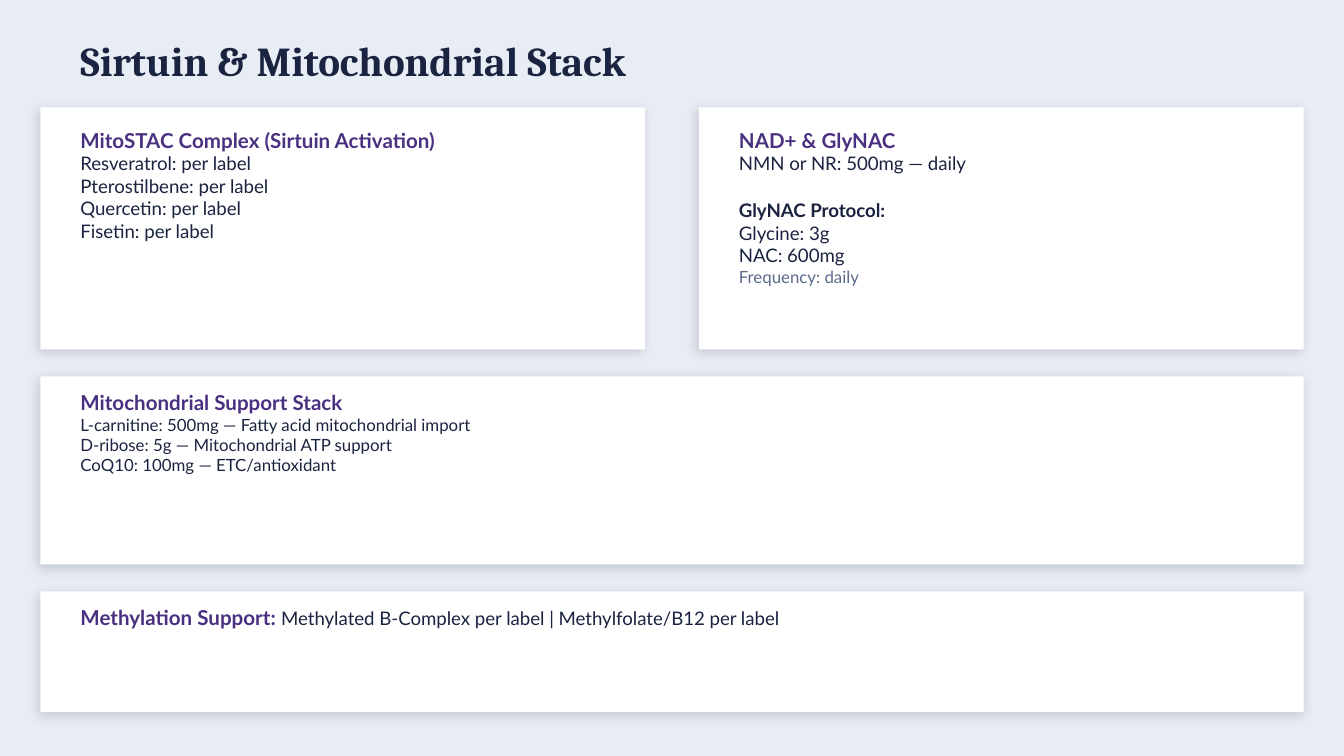
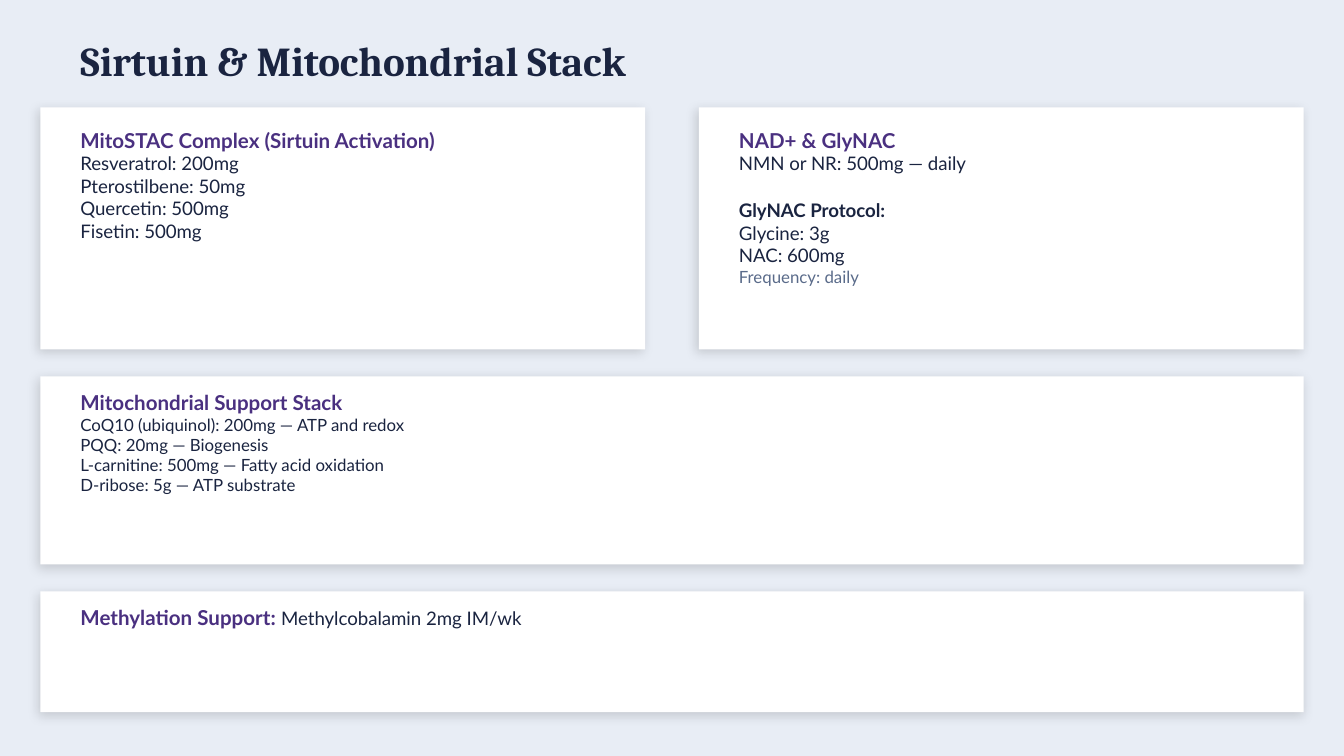
Before and after one commit to bfiveash22/ALLIO-ON-REPLIT, a slide deck: slide 23 of artifacts/api-server/generated-protocols/Annette_Gomer_Protocol_Presentation.pptx. Drawn at 1344x756 pixels with LibreOffice and Linux fonts; fonts in the diff are those of the drawing. Boxes give left, top, right and bottom in pixels: in the first picture for what was removed or moved away, otherwise in the second. Text is boxed around its words. In the diff, an @@ line names an element or a change of style, - is before the commit and + after.

```diff
--- a/artifacts/api-server/generated-protocols/Annette_Gomer_Protocol_Presentation.pptx
+++ b/artifacts/api-server/generated-protocols/Annette_Gomer_Protocol_Presentation.pptx
@@ text at box(80, 156, 246, 242): text changed @@
-Resveratrol: per label
-Pterostilbene: per label
-Quercetin: per label
-Fisetin: per label
+Resveratrol: 200mg
+Pterostilbene: 50mg
+Quercetin: 500mg
+Fisetin: 500mg
@@ text at box(80, 418, 405, 494): text changed @@
-L-carnitine: 500mg — Fatty acid mitochondrial import
-D-ribose: 5g — Mitochondrial ATP support
-CoQ10: 100mg — ETC/antioxidant
+CoQ10 (ubiquinol): 200mg — ATP and redox
+PQQ: 20mg — Biogenesis
+L-carnitine: 500mg — Fatty acid oxidation
+D-ribose: 5g — ATP substrate
@@ text at box(80, 609, 522, 629): text changed @@
-Methylation Support: Methylated B-Complex per label | Methylfolate/B12 per label
+Methylation Support: Methylcobalamin 2mg IM/wk
```
Also in this commit, not shown: 11 other slides changed, 10 slides added, 1 slide removed, 11 other files.
